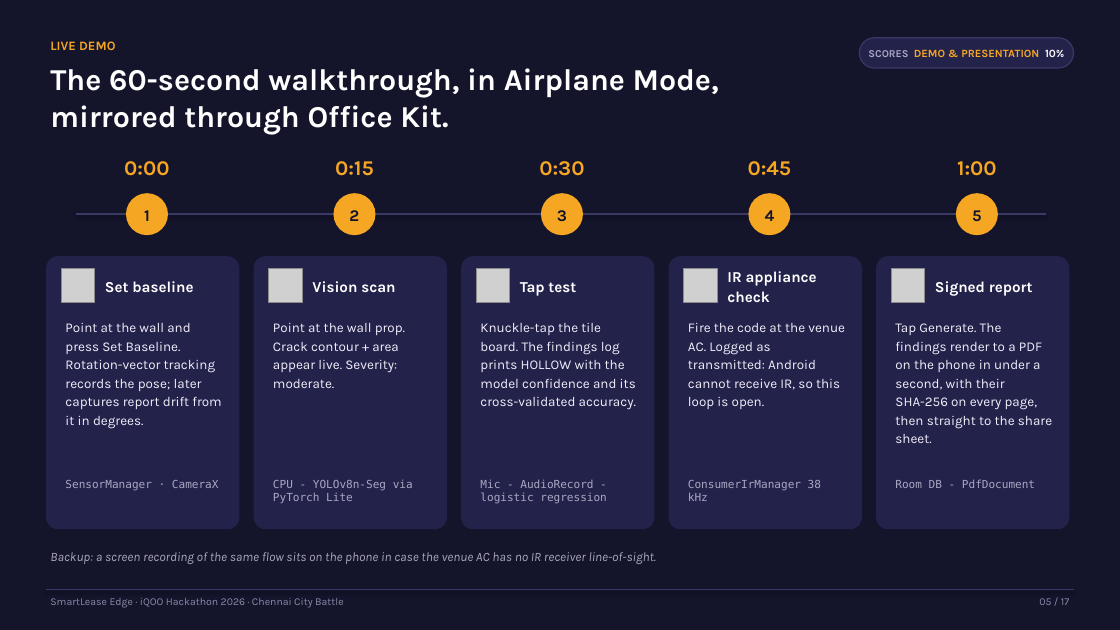
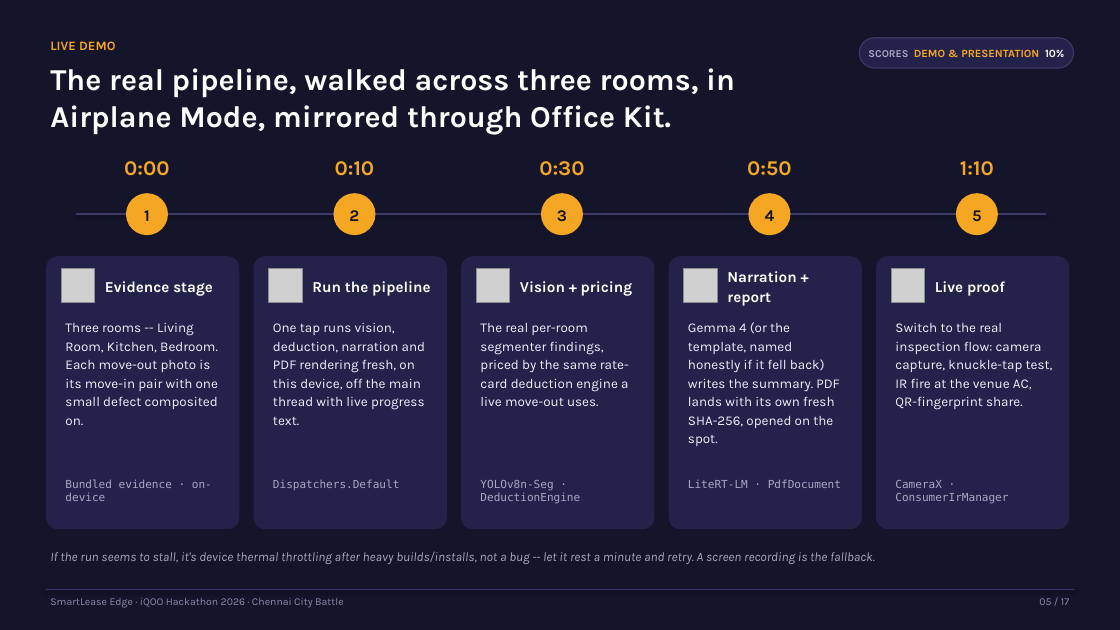
Before and after one commit to muhammedsayeedurrahman/smartlease-edge-chennai, a slide deck: slide 5 of docs/pitch/SmartLease-Edge-iQOO-Hackathon-2026.pptx. Drawn at 1120x630 pixels with LibreOffice and Linux fonts; fonts in the diff are those of the drawing; grey boxes stand for pictures. Boxes give left, top, right and bottom in pixels: in the first picture for what was removed or moved away, otherwise in the second. Text is boxed around its words. In the diff, an @@ line names an element or a change of style, - is before the commit and + after.

```diff
--- a/docs/pitch/SmartLease-Edge-iQOO-Hackathon-2026.pptx
+++ b/docs/pitch/SmartLease-Edge-iQOO-Hackathon-2026.pptx
@@ text at (50,68,735,135): text changed @@
-The 60-second walkthrough, in Airplane Mode, mirrored through Office Kit.
+The real pipeline, walked across three rooms, in Airplane Mode, mirrored through Office Kit.
@@ text at (335,161,375,176): text changed @@
-0:15
+0:10
@@ text at (747,161,791,176): text changed @@
-0:45
+0:50
@@ text at (960,161,994,176): text changed @@
-1:00
+1:10
@@ text at (105,281,213,296): text changed @@
-Set baseline
+Evidence stage
@@ text at (312,281,430,296): text changed @@
-Vision scan
+Run the pipeline
@@ text at (520,281,632,296): text changed @@
-Tap test
+Vision + pricing
@@ text at (727,271,796,306): text changed @@
-IR appliance check
+Narration + report
@@ text at (935,281,1005,296): text changed @@
-Signed report
+Live proof
@@ text at (65,323,218,425): text changed @@
-Point at the wall and press Set Baseline. Rotation-vector tracking records the pose; later captures report drift from it in degrees.
+Three rooms -- Living Room, Kitchen, Bedroom. Each move-out photo is its move-in pair with one small defect composited on.
@@ text at (273,323,425,425): text changed @@
-Point at the wall prop. Crack contour + area appear live. Severity: moderate.
+One tap runs vision, deduction, narration and PDF rendering fresh, on this device, off the main thread with live progress text.
@@ text at (480,323,629,406): text changed @@
-Knuckle-tap the tile board. The findings log prints HOLLOW with the model confidence and its cross-validated accuracy.
+The real per-room segmenter findings, priced by the same rate-card deduction engine a live move-out uses.
@@ text at (688,322,839,446): text changed @@
-Fire the code at the venue AC. Logged as transmitted: Android cannot receive IR, so this loop is open.
+Gemma 4 (or the template, named honestly if it fell back) writes the summary. PDF lands with its own fresh SHA-256, opened on the spot.
@@ text at (895,323,1053,410): text changed @@
-Tap Generate. The findings render to a PDF on the phone in under a second, with their SHA-256 on every page, then straight to the share sheet.
+Switch to the real inspection flow: camera capture, knuckle-tap test, IR fire at the venue AC, QR-fingerprint share.
@@ text at (65,479,212,501): text changed @@
-SensorManager · CameraX
+Bundled evidence · on-device
@@ text at (273,479,399,490): text changed @@
-CPU - YOLOv8n-Seg via PyTorch Lite
+Dispatchers.Default
@@ text at (688,479,841,488): text changed @@
-ConsumerIrManager 38 kHz
+LiteRT-LM · PdfDocument
@@ text at (480,480,580,504): text changed @@
-Mic - AudioRecord - logistic regression
+YOLOv8n-Seg · DeductionEngine
@@ text at (895,480,1008,504): text changed @@
-Room DB - PdfDocument
+CameraX · ConsumerIrManager
@@ text at (50,551,875,564): text changed @@
-Backup: a screen recording of the same flow sits on the phone in case the venue AC has no IR receiver line-of-sight.
+If the run seems to stall, it's device thermal throttling after heavy builds/installs, not a bug -- let it rest a minute and retry. A screen recording is the fallback.
```
Also in this commit, not shown: 14 other slides changed.
